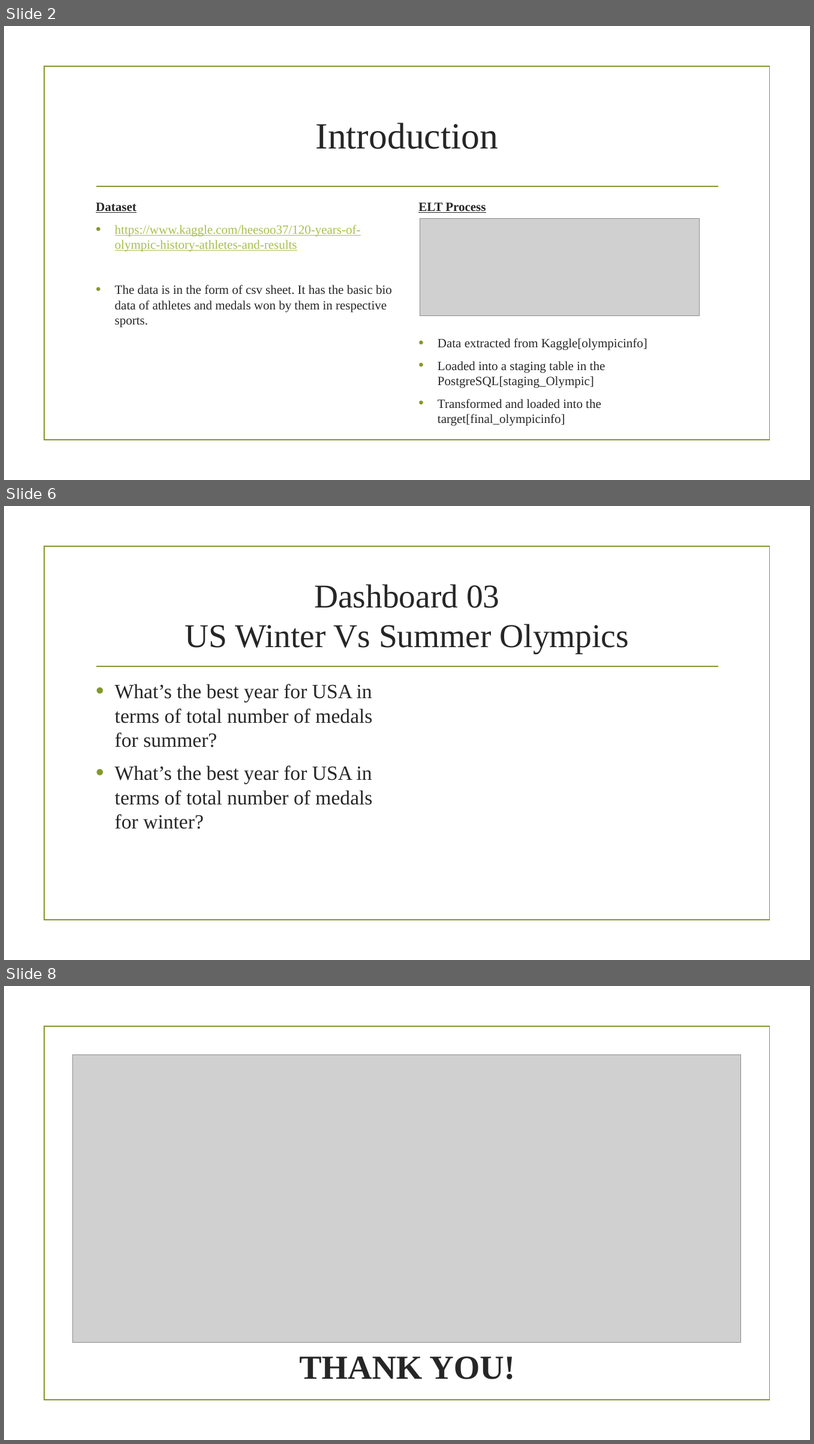
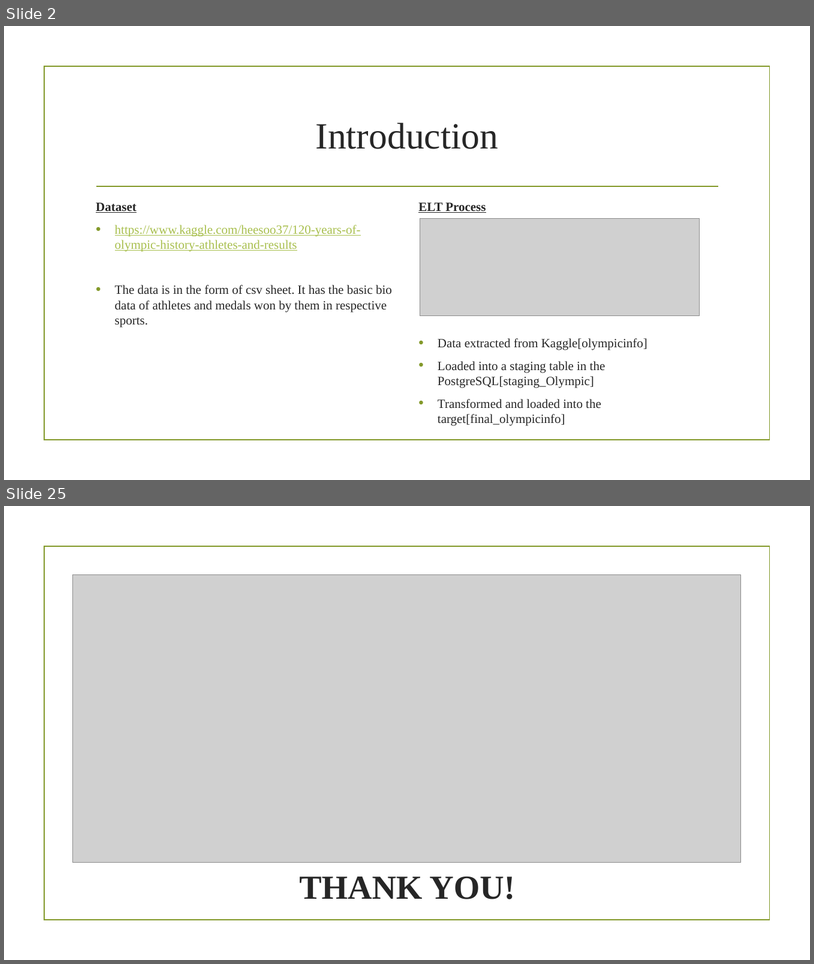
Before and after one commit to shwam25/Project_Tableau, a slide deck: Presentation.pptx. Shown one above the other, each under a label of ours: slides 2, 6 and 8 before the commit, slides 2 and 25 after it; the slides between them are not shown. The pictures are 814x1444 and 814x964 pixels, drawn with LibreOffice and Linux fonts; fonts in the diff are those of the drawing; grey boxes stand for pictures; background and template pictures are left out. Boxes give left, top, right and bottom in pixels: in the first picture for what was removed or moved away, otherwise in the second. Text is boxed around its words. In the diff, an @@ line names an element or a change of style, - is before the commit and + after.

```diff
--- a/Presentation.pptx
+++ b/Presentation.pptx
@@ slide 6 removed at <box>4,506,810,960</box>, background picture (left out); not listed: 2 template elements that a slide beside it also shows @@
@@ title removed at <box>185,584,629,653</box> @@
-Dashboard 03
-US Winter Vs Summer Olympics
@@ text removed at <box>115,684,372,829</box> @@
-• What’s the best year for USA in terms of total number of medals for summer?
-• What’s the best year for USA in terms of total number of medals for winter?
@@ what was slide 8 is now slide 25 @@
```
Also in this commit, not shown: 2 slides changed, 20 slides added, 2 other slides removed.
